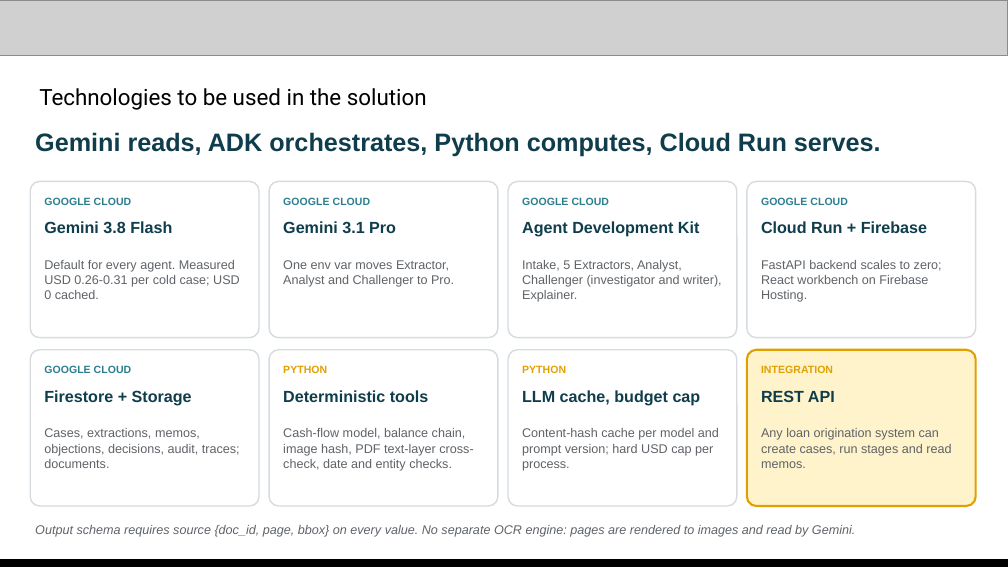
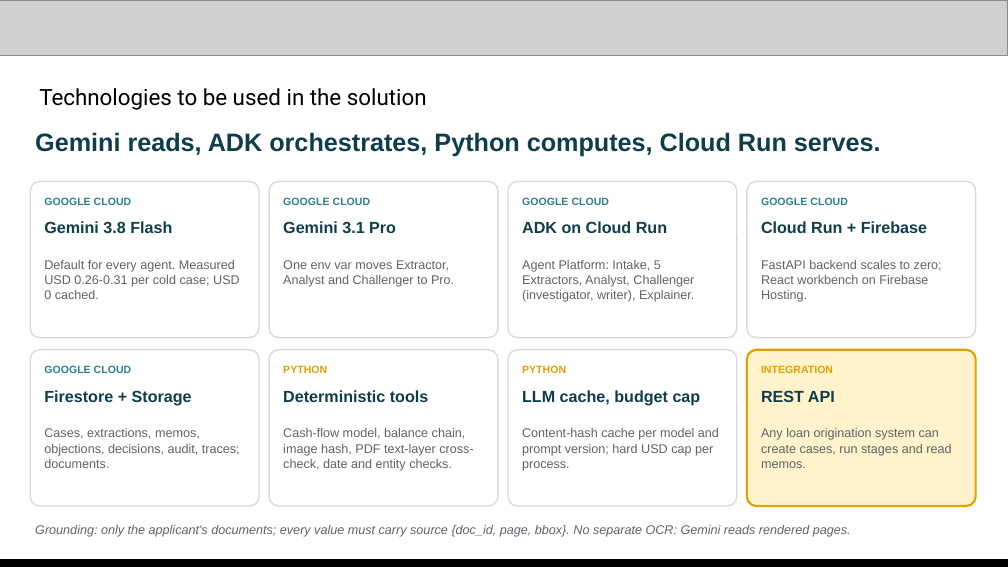
Before and after one commit to changhyeonnam/ghack, a slide deck: slide 9 of presentation/LedgerLens_AI_Builder_Cup_Submission.pptx. Drawn at 1008x567 pixels with LibreOffice and Linux fonts; fonts in the diff are those of the drawing; grey boxes stand for pictures. Boxes give left, top, right and bottom in pixels: in the first picture for what was removed or moved away, otherwise in the second. Text is boxed around its words. In the diff, an @@ line names an element or a change of style, - is before the commit and + after.

```diff
--- a/presentation/LedgerLens_AI_Builder_Cup_Submission.pptx
+++ b/presentation/LedgerLens_AI_Builder_Cup_Submission.pptx
@@ text at bbox=[522, 221, 667, 233]: text changed @@
-Agent Development Kit
+ADK on Cloud Run
@@ text at bbox=[522, 260, 694, 302]: text changed @@
-Intake, 5 Extractors, Analyst, Challenger (investigator and writer), Explainer.
+Agent Platform: Intake, 5 Extractors, Analyst, Challenger (investigator, writer), Explainer.
@@ text at bbox=[35, 525, 851, 537]: text changed @@
-Output schema requires source {doc_id, page, bbox} on every value. No separate OCR engine: pages are rendered to images and read by Gemini.
+Grounding: only the applicant's documents; every value must carry source {doc_id, page, bbox}. No separate OCR: Gemini reads rendered pages.
```
Also in this commit, not shown: 5 other slides changed, 13 other files.
